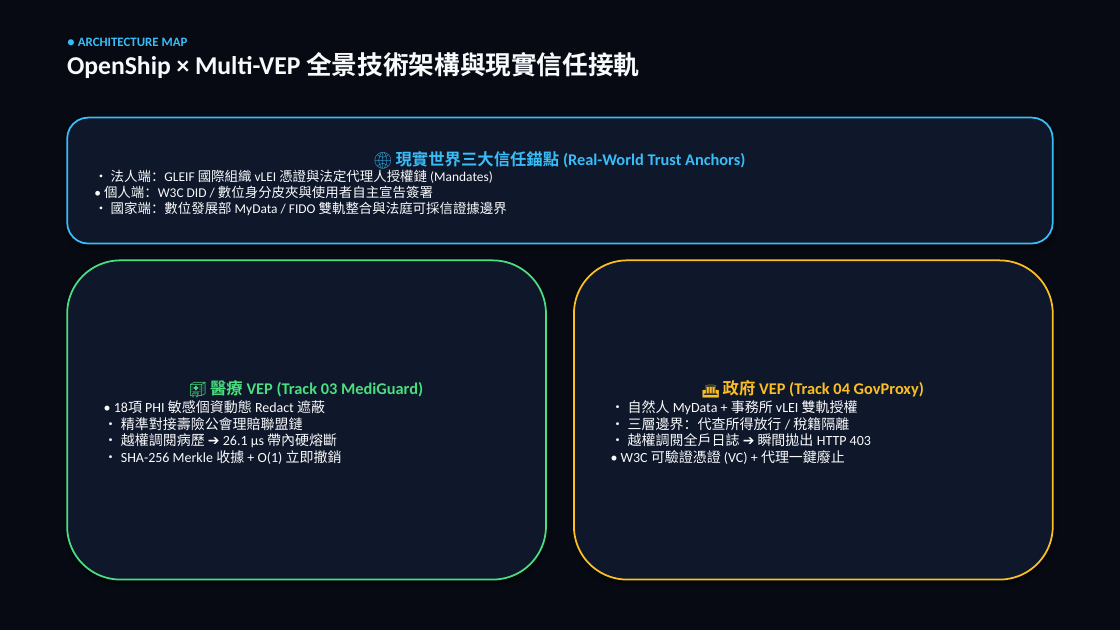
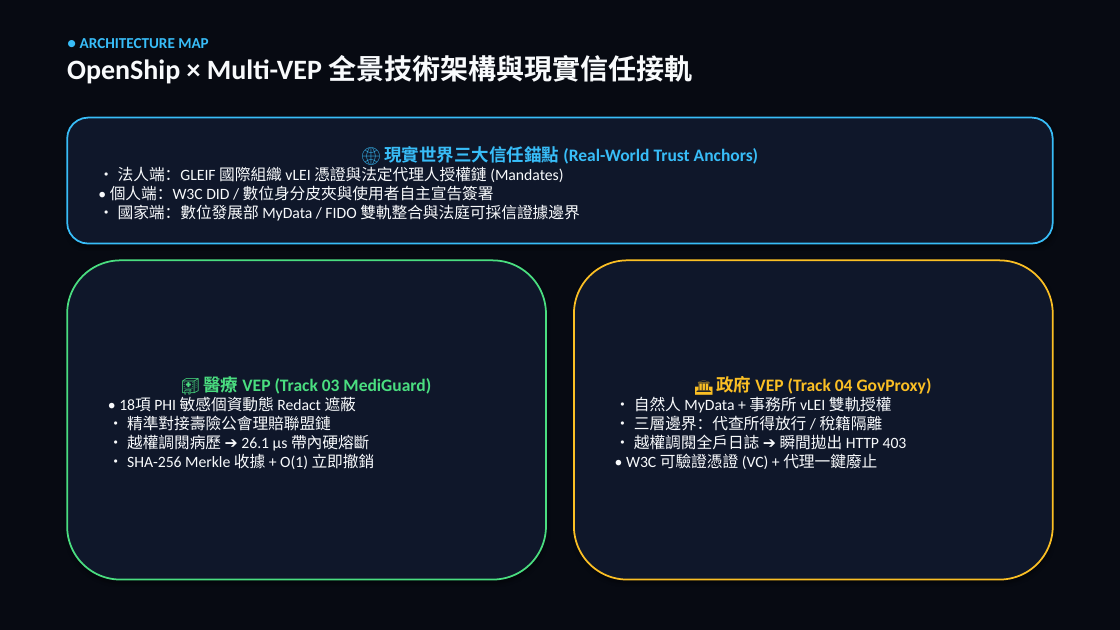
Before and after one commit to Top-Celestial-Company-Ltd/DROS-Hackathon-Showcase, a slide deck: slide 7 of DROS_DEMO.pptx (slide 6 before the commit). Drawn at 1120x630 pixels with LibreOffice and Linux fonts; fonts in the diff are those of the drawing. Boxes give left, top, right and bottom in pixels: in the first picture for what was removed or moved away, otherwise in the second. Text is boxed around its words. In the diff, an @@ line names an element or a change of style, - is before the commit and + after.

```diff
--- a/DROS_DEMO.pptx
+++ b/DROS_DEMO.pptx
@@ text "● ARCHITECTURE MAP" at [67,38,692,84]: size 11 to 13 pt in "● ARCHITECTURE MAP"; size 22 to 24 pt in "OpenShip × Multi-VEP 全景技術架構與現實信任接軌" @@
@@ rounded rectangle "🌐 現實世界三大信任錨點 (Real-World Trust Anchors)" at [67,118,1053,244]: size 14 to 15 pt in "🌐 現實世界三大信任錨點 (Real-World Trust Anchors)"; size 11.5 to 13.5 pt in "• 法人端：GLEIF 國際組織 vLEI 憑證與法定代理人授權鏈 (Mandates) • ..." @@
@@ rounded rectangle "🏥 醫療 VEP (Track 03 ..." at [67,260,546,580]: size 14 to 15 pt in "🏥 醫療 VEP (Track 03 MediGuard)"; size 12 to 13.5 pt in "• 18項 PHI 敏感個資動態 Redact 遮蔽 • ..." @@
@@ rounded rectangle "🏛️ 政府 VEP (Track 04 ..." at [574,260,1053,580]: size 14 to 15 pt in "🏛️ 政府 VEP (Track 04 GovProxy)"; size 12 to 13.5 pt in "• 自然人 MyData + 事務所 vLEI 雙軌授權 ..." @@
```
Also in this commit, not shown: 7 other slides changed, 1 slide added.
